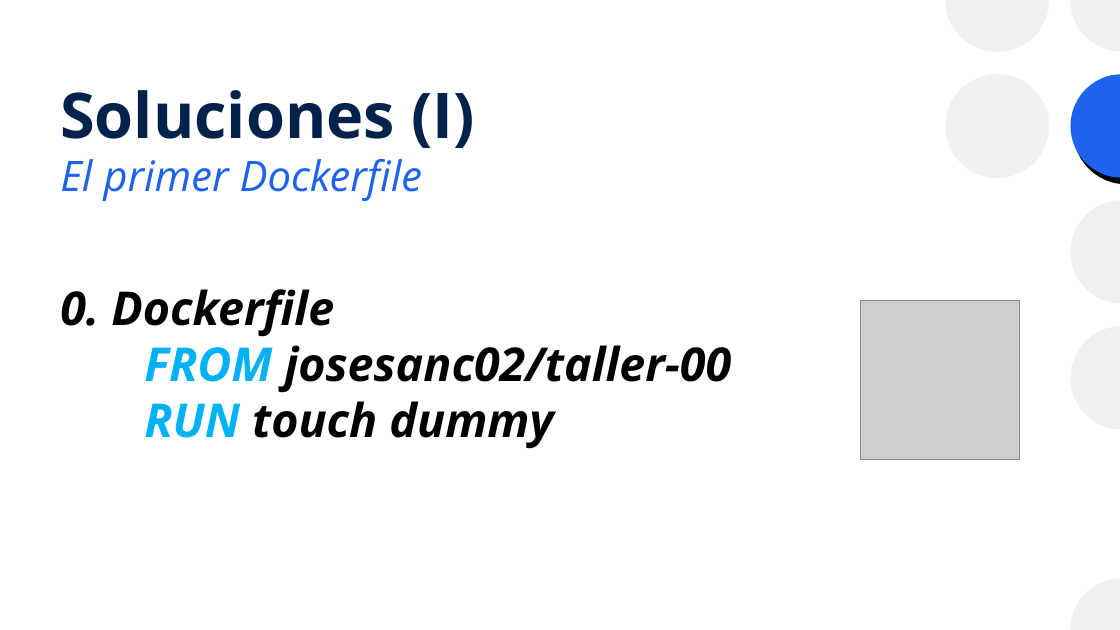
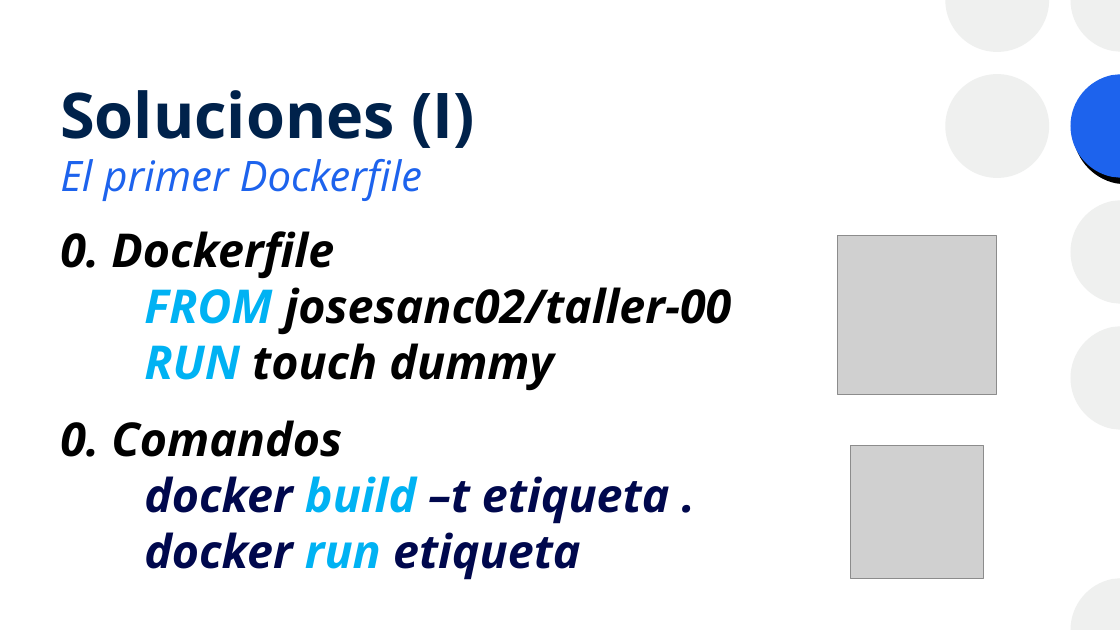
Before and after one commit to josanri/docker-workshop, a slide deck: slide 30 of Introducción a Docker.pptx (slide 33 before the commit). Drawn at 1120x630 pixels with LibreOffice and Linux fonts; fonts in the diff are those of the drawing; grey boxes stand for pictures. Boxes give left, top, right and bottom in pixels: in the first picture for what was removed or moved away, otherwise in the second. Text is boxed around its words. In the diff, an @@ line names an element or a change of style, - is before the commit and + after.

Commit message:
Añadida diapositiva de Docker como plataforma

```diff
--- a/Introducción a Docker.pptx
+++ b/Introducción a Docker.pptx
@@ text "0. Dockerfile": place and size @@
-text "0. Dockerfile" at [60, 289, 732, 449]
+text "0. Dockerfile" at [60, 231, 732, 391]
@@ picture: place and size @@
-picture at [860, 300, 1019, 459]
+picture at [838, 235, 996, 394]
@@ text added at [60, 420, 670, 580], 40 pt, text #00084D, bold, italic @@
+0. Comandos
+docker build –t etiqueta .
+docker run etiqueta
@@ picture added at [851, 445, 984, 578] @@
```
Also in this commit, not shown: 14 other slides changed, 1 slide added, 1 slide removed, 1 other file.
